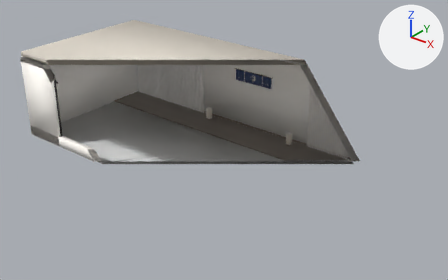
Before and after pictures for a commit that changed the Blender file art/storefront/japandi.blend.
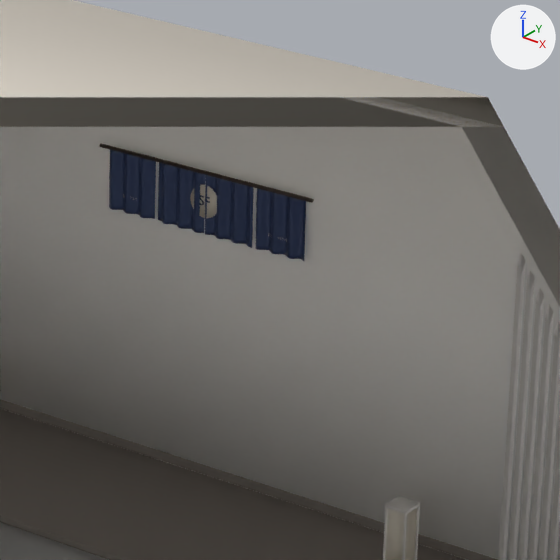
There are two pictures of each version: one whole from a 50 mm camera at (15.21, -21.15, 12.04) aimed at (0.83, -3.18, 0.9), one close up on the part from 48% to 71% of the width and 15% to 51% of the height. Every picture has the same lights, and +X, +Y and +Z are marked at upper right. The last two pictures show the newer version. Text is drawn in Blender's own font. Everything nearer to the camera than a plane just in front of the edit is cut away.

Objects in the first close-up: 'ceiling', 'crest', 'noren_-0.25', 'noren_-0.75', 'noren_0.25', 'noren_0.75', 'noren_rod', 'plinth', 'skirting', 'slat_2.95', 'slat_3.04', 'slat_3.13', 'slat_3.22', 'wall_back' and 9 more.
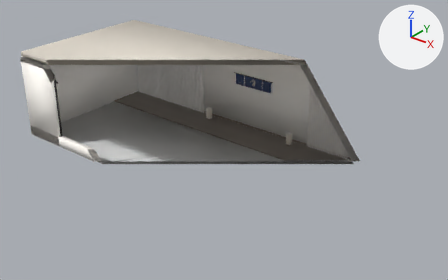
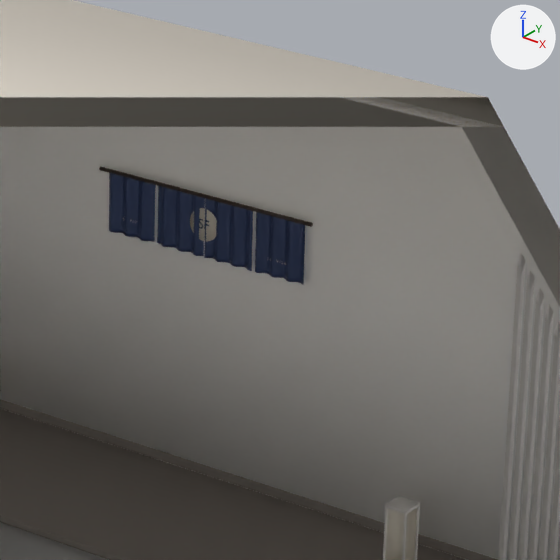
The edits, one by one:
me_grid is used by ob_noren__0_75; location (0.0, 0.0, 0.0).
me_grid had 325 vertices, 288 faces and spanned x -0.985..-0.515, y -0.088..-0.032, z 2.21..2.73.
me_grid now has 325 vertices, 288 faces and spans x -0.985..-0.515, y -0.086..-0.034, z 2.01..2.53.
me_grid part 1: the whole mesh is scaled about its middle by (1, 0.91, 1), then moved by (0.0, 0.0, -0.2).
me_grid_001 is used by ob_noren__0_25; location (0.0, 0.0, 0.0).
me_grid_001 had 325 vertices, 288 faces and spanned x -0.485..-0.015, y -0.088..-0.032, z 2.21..2.73.
me_grid_001 now has 325 vertices, 288 faces and spans x -0.485..-0.015, y -0.086..-0.034, z 2.01..2.53.
me_grid_001 part 2: the whole mesh is scaled about its middle by (1, 0.91, 1), then moved by (0.0, 0.0, -0.2).
me_grid_002 is used by ob_noren_0_25; location (0.0, 0.0, 0.0).
me_grid_002 had 325 vertices, 288 faces and spanned x 0.015..0.485, y -0.088..-0.032, z 2.21..2.73.
me_grid_002 now has 325 vertices, 288 faces and spans x 0.015..0.485, y -0.086..-0.034, z 2.01..2.53.
me_grid_002 part 3: the whole mesh is scaled about its middle by (1, 0.91, 1), then moved by (0.0, 0.0, -0.2).
me_grid_003 is used by ob_noren_0_75; location (0.0, 0.0, 0.0).
me_grid_003 had 325 vertices, 288 faces and spanned x 0.515..0.985, y -0.088..-0.032, z 2.21..2.73.
me_grid_003 now has 325 vertices, 288 faces and spans x 0.515..0.985, y -0.086..-0.034, z 2.01..2.53.
me_grid_003 part 4: the whole mesh is scaled about its middle by (1, 0.91, 1), then moved by (0.0, 0.0, -0.2).
Object 'noren_rod' (ob_noren_rod) moves from (0.0, -0.08, 2.74) to (0.0, -0.08, 2.54).
Object 'crest' (ob_crest) moves from (0.0, -0.068, 2.49) to (0.0, -0.068, 2.29).

Pixel boxes [x1, y1, x2, y2] of what changed, in the close-ups (560 x 560 px):
'noren_0.75', moved, rescaled: before [255, 188, 306, 261]; after [255, 212, 305, 285]
'noren_0.25', moved, rescaled: before [205, 175, 254, 248]; after [204, 199, 253, 271]
'noren_-0.75', moved, rescaled: before [109, 150, 156, 219]; after [109, 173, 156, 242]
'noren_-0.25', moved, rescaled: before [158, 163, 206, 233]; after [157, 186, 205, 256]
'noren_rod', moved: before [99, 143, 314, 203]; after [99, 167, 313, 227]
'crest', moved: before [190, 185, 217, 218]; after [190, 208, 217, 242]
